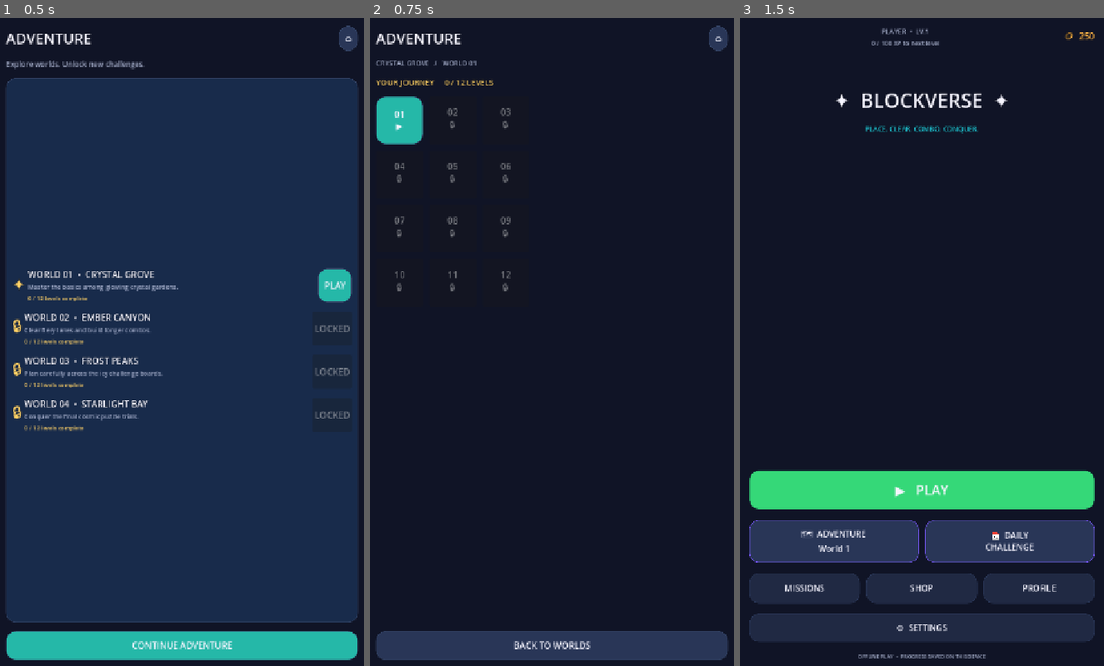
Above: before the commit, frames 1-3 (left to right).
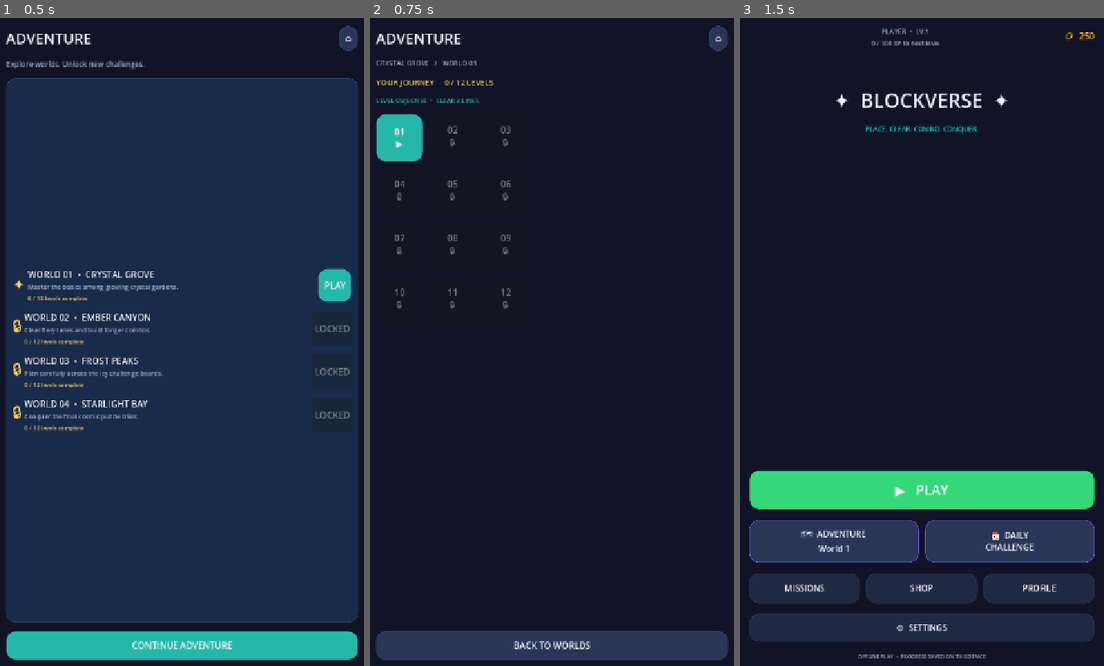
Above: after the commit, the same moments.

Repository: MaheshPawar32/android-game-factory
Game: Godot game, scene res://scenes/adventure_map.tscn
Same seed, same stepped clock (60 frames per second), same inputs: the game is played once before the commit and once after it. This scene is started directly instead of the project's main scene.
Inputs:
- Up to frame 1 (0.5 s): no input
- Up to frame 2 (0.75 s): click "PLAY" at 0.5 s
- Up to frame 3 (1.5 s): click "⌂" at 1.25 s

Frame 1 is identical in both runs. In frame 2, 1.5% of the frame differs, in the area x 1-39%, y 12-45%; in frame 3, nothing differs.

Commit message:
Show the Adventure level objective before starting

Diff:
--- a/projects/block-puzzle/scripts/screens/adventure_screen.gd
+++ b/projects/block-puzzle/scripts/screens/adventure_screen.gd
@@ -78,6 +78,8 @@
 	root.add_child(_label("%s   /   WORLD %02d" % [WORLD_NAMES[world - 1], world], 13, MUTED))
 	var progress := _label("YOUR JOURNEY     %d / 12 LEVELS" % clampi(unlocked - first_level, 0, 12), 15, Color("#FFD166"), true)
 	root.add_child(progress)
+	var target_lines := 3 + int((first_level - 1) / 4)
+	root.add_child(_label("LEVEL OBJECTIVE  •  CLEAR %d LINES" % target_lines, 12, TEAL, true))
 	var grid := GridContainer.new()
 	grid.columns = 3
 	grid.size_flags_vertical = Control.SIZE_EXPAND_FILL
